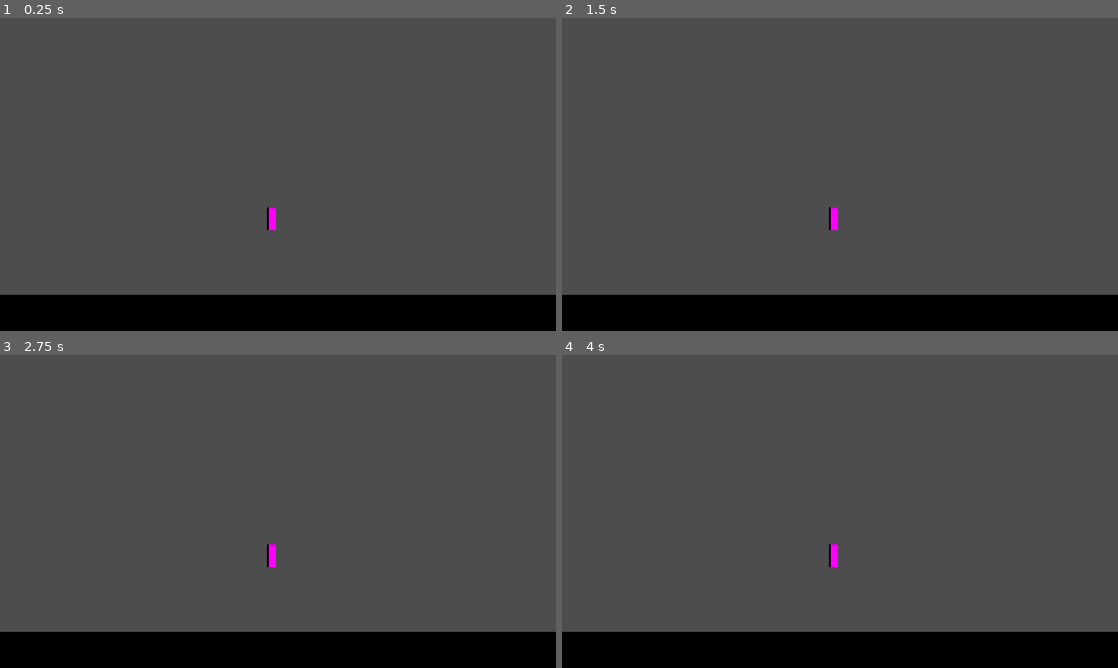
Above: before the commit, frames 1-4 (two rows, left to right).
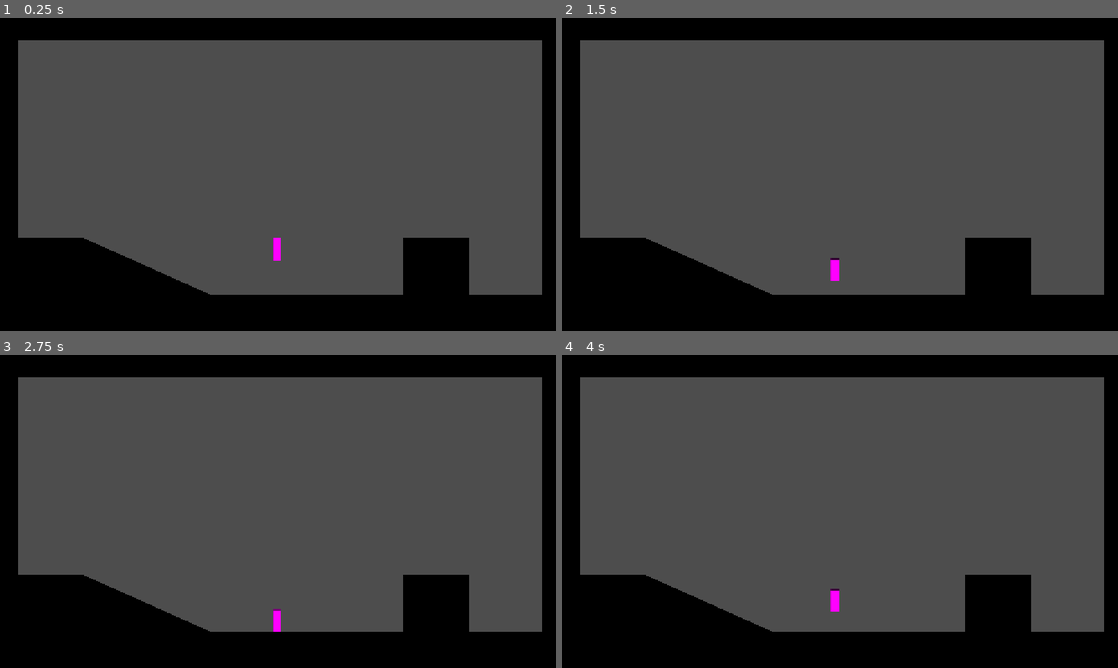
Above: after the commit, the same moments.

Repository: zxhodzh/EMoCheng
Game: Godot game, scene res://场景/世界场景.tscn
Two runs of this game, one before a commit and one after it. Both use one fixed random seed, a clock stepped at 60 frames per second and the inputs below.
Inputs:
- Up to frame 1 (0.25 s): no input
- Up to frame 2 (1.5 s): tap Enter (ui_accept) at 0.5, 0.77, 1.07, 1.25 s; hold Right (ui_right) from 0.53 s (still down); tap D (右移, bound only after the commit) at 0.6 s; tap A (左移, bound only after the commit) at 0.8, 1.35 s
- Up to frame 3 (2.75 s): tap Enter (ui_accept) at 1.52, 1.55, 1.82, 2.1 s; release Right (ui_right) at 2.03 s; hold Left (ui_left) from 2.03 s (still down); tap D (右移, bound only after the commit) at 2.3 s
- Up to frame 4 (4 s): tap Enter (ui_accept) at 2.75, 3.02, 3.32, 3.5, 3.77, 3.8 s; release Left (ui_left) at 2.78 s; hold Right (ui_right) from 2.78 s (still down); tap D (右移, bound only after the commit) at 2.85 s; tap A (左移, bound only after the commit) at 3.05, 3.6 s

The runs differ from the first frame. In frame 1, 18% of the frame differs, in the area x 0-100%, y 0-89%; in frame 2, 18%; in frame 3, 18%; in frame 4, 18%.

Commit message:
11

Diff:
--- a/project.godot
+++ b/project.godot
@@ -20,6 +20,19 @@
 window/stretch/mode="canvas_items"
 window/stretch/aspect="expand"
 
+[input]
+
+"左移"={
+"deadzone": 0.2,
+"events": [Object(InputEventKey,"resource_local_to_scene":false,"resource_name":"","device":-1,"window_id":0,"alt_pressed":false,"shift_pressed":false,"ctrl_pressed":false,"meta_pressed":false,"pressed":false,"keycode":0,"physical_keycode":65,"key_label":0,"unicode":97,"location":0,"echo":false,"script":null)
+]
+}
+"右移"={
+"deadzone": 0.2,
+"events": [Object(InputEventKey,"resource_local_to_scene":false,"resource_name":"","device":-1,"window_id":0,"alt_pressed":false,"shift_pressed":false,"ctrl_pressed":false,"meta_pressed":false,"pressed":false,"keycode":0,"physical_keycode":68,"key_label":0,"unicode":100,"location":0,"echo":false,"script":null)
+]
+}
+
 [physics]
 
 3d/physics_engine="Jolt Physics"
--- /dev/null
+++ b/场景/character_body_2d.gd
@@ -0,0 +1,25 @@
+extends CharacterBody2D
+
+
+const SPEED = 300.0
+const JUMP_VELOCITY = -400.0
+
+
+func _physics_process(delta: float) -> void:
+	# Add the gravity.
+	if not is_on_floor():
+		velocity += get_gravity() * delta
+
+	# Handle jump.
+	if Input.is_action_just_pressed("ui_accept") and is_on_floor():
+		velocity.y = JUMP_VELOCITY
+
+	# Get the input direction and handle the movement/deceleration.
+	# As good practice, you should replace UI actions with custom gameplay actions.
+	var direction := Input.get_axis("ui_left", "ui_right")
+	if direction:
+		velocity.x = direction * SPEED
+	else:
+		velocity.x = move_toward(velocity.x, 0, SPEED)
+
+	move_and_slide()
--- a/场景/世界场景.tscn
+++ b/场景/世界场景.tscn
@@ -25,5 +25,66 @@
 [node name="CollisionShape2D" type="CollisionShape2D" parent="Sprite2D/StaticBody2D" unique_id=518449973]
 shape = SubResource("RectangleShape2D_4kxuq")
 
+[node name="Sprite2D5" type="Sprite2D" parent="." unique_id=937350291]
+position = Vector2(903, 515)
+scale = Vector2(4.2500005, 3.6875)
+texture = SubResource("GradientTexture2D_nf6cu")
+
+[node name="StaticBody2D" type="StaticBody2D" parent="Sprite2D5" unique_id=1489941358]
+
+[node name="CollisionShape2D" type="CollisionShape2D" parent="Sprite2D5/StaticBody2D" unique_id=1541541090]
+shape = SubResource("RectangleShape2D_4kxuq")
+
+[node name="Sprite2D6" type="Sprite2D" parent="." unique_id=1669403249]
+position = Vector2(106, 515)
+scale = Vector2(4.2500005, 3.6875)
+texture = SubResource("GradientTexture2D_nf6cu")
+
+[node name="StaticBody2D" type="StaticBody2D" parent="Sprite2D6" unique_id=1922209289]
+
+[node name="CollisionShape2D" type="CollisionShape2D" parent="Sprite2D6/StaticBody2D" unique_id=1352114034]
+shape = SubResource("RectangleShape2D_4kxuq")
+
+[node name="Sprite2D7" type="Sprite2D" parent="." unique_id=1626110787]
+position = Vector2(284, 568)
+rotation = 0.41887903
+scale = Vector2(9.146731, 3.5937507)
+texture = SubResource("GradientTexture2D_nf6cu")
+
+[node name="StaticBody2D" type="StaticBody2D" parent="Sprite2D7" unique_id=891443327]
+
+[node name="CollisionShape2D" type="CollisionShape2D" parent="Sprite2D7/StaticBody2D" unique_id=433524907]
+shape = SubResource("RectangleShape2D_4kxuq")
+
+[node name="Sprite2D3" type="Sprite2D" parent="." unique_id=1200660587]
+position = Vector2(576, 7.000122)
+scale = Vector2(37.171875, 2.46875)
+texture = SubResource("GradientTexture2D_nf6cu")
+
+[node name="StaticBody2D" type="StaticBody2D" parent="Sprite2D3" unique_id=152267319]
+
+[node name="CollisionShape2D" type="CollisionShape2D" parent="Sprite2D3/StaticBody2D" unique_id=639209083]
+shape = SubResource("RectangleShape2D_4kxuq")
+
+[node name="Sprite2D2" type="Sprite2D" parent="." unique_id=1763507749]
+position = Vector2(8.749996, 306)
+scale = Vector2(1.8281251, 21.687502)
+texture = SubResource("GradientTexture2D_nf6cu")
+
+[node name="StaticBody2D" type="StaticBody2D" parent="Sprite2D2" unique_id=1518697397]
+
+[node name="CollisionShape2D" type="CollisionShape2D" parent="Sprite2D2/StaticBody2D" unique_id=1145772837]
+shape = SubResource("RectangleShape2D_4kxuq")
+
+[node name="Sprite2D4" type="Sprite2D" parent="." unique_id=139815374]
+position = Vector2(1153, 306)
+scale = Vector2(1.8281251, 21.687502)
+texture = SubResource("GradientTexture2D_nf6cu")
+
+[node name="StaticBody2D" type="StaticBody2D" parent="Sprite2D4" unique_id=2015827122]
+
+[node name="CollisionShape2D" type="CollisionShape2D" parent="Sprite2D4/StaticBody2D" unique_id=67642936]
+shape = SubResource("RectangleShape2D_4kxuq")
+
 [node name="玩家" parent="." unique_id=2058999762 instance=ExtResource("1_47jrx")]
-position = Vector2(563, 439)
+position = Vector2(574, 483)
--- a/场景/玩家.tscn
+++ b/场景/玩家.tscn
@@ -1,4 +1,6 @@
 [gd_scene format=3 uid="uid://cbmwf4iwk58kw"]
+
+[ext_resource type="Script" uid="uid://c871oco8qjvyq" path="res://脚本/玩家.gd" id="1_48s5c"]
 
 [sub_resource type="PlaceholderTexture2D" id="PlaceholderTexture2D_cv038"]
 size = Vector2(18, 48)
@@ -7,6 +9,8 @@
 size = Vector2(18, 48)
 
 [node name="玩家" type="CharacterBody2D" unique_id=2058999762]
+floor_snap_length = 4.0
+script = ExtResource("1_48s5c")
 
 [node name="Sprite2D" type="Sprite2D" parent="." unique_id=1315998989]
 position = Vector2(0, -24)
--- /dev/null
+++ b/脚本/玩家.gd
@@ -0,0 +1,24 @@
+extends CharacterBody2D
+class_name 玩家类
+
+
+@export var 重力: float = 600.0
+@export var 移动速度 = 150.0
+@export var 跳跃初速度 = 250.0
+
+func _process(_delta: float) -> void:
+	pass
+
+func _physics_process(delta: float) -> void:
+	if not is_on_floor():
+		velocity.y += 重力 * delta
+
+	if Input.is_action_just_pressed("ui_accept") and is_on_floor():
+		velocity.y = -跳跃初速度
+
+	var 水平输入 := Input.get_axis("左移", "右移")
+	if 水平输入:
+		velocity.x = 水平输入 * 移动速度
+	else:
+		velocity.x = move_toward(velocity.x, 0, 移动速度)
+	move_and_slide()
Not shown, added: 场景/character_body_2d.gd.uid
Not shown, added: 脚本/玩家.gd.uid
